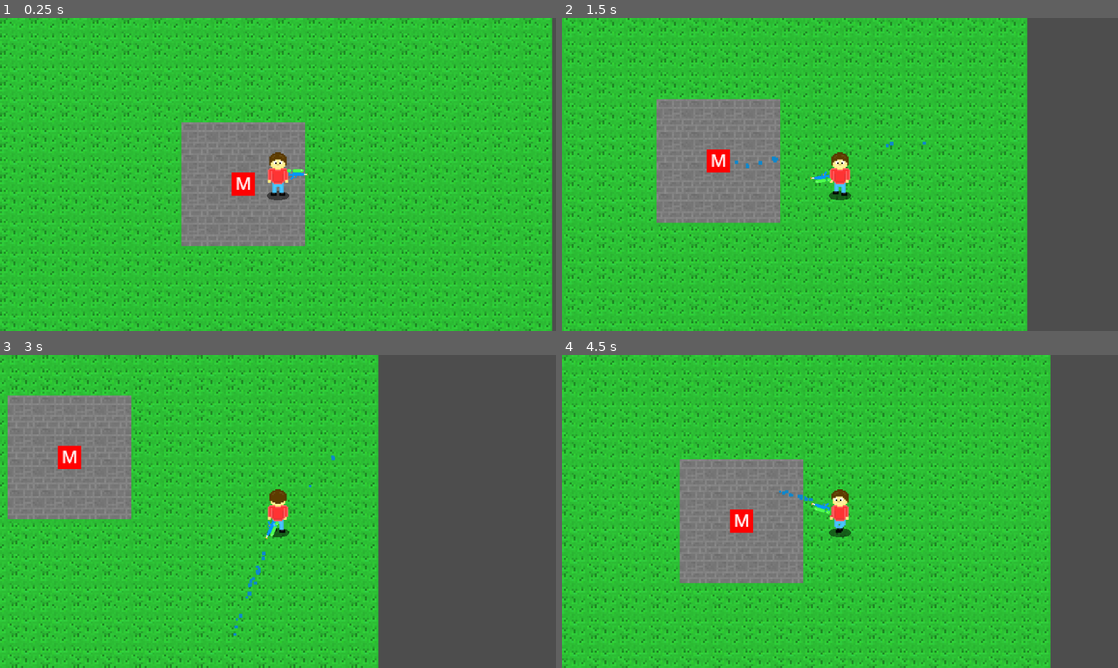
Above: before the commit, frames 1-4 (two rows, left to right).
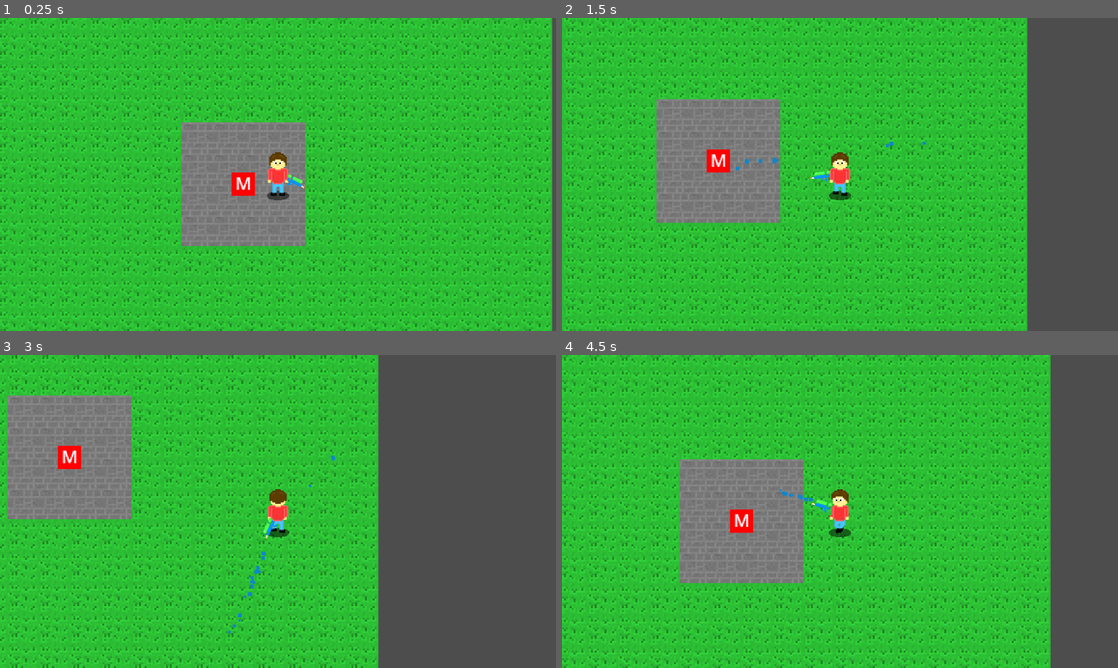
Above: after the commit, the same moments.

Repository: Birb-Games/the-legend-of-the-lawns
Game: Godot game, scene res://scenes/main.tscn
Two runs of this game, one before a commit and one after it. Both use one fixed random seed, a clock stepped at 60 frames per second and the inputs below.
Inputs (mouse positions are in pixels of both pictures, inside the frame that each line leads up to):
- Up to frame 1 (0.25 s): no input
- Up to frame 2 (1.5 s): move the mouse to (962, 158) at 0.52 s; press the mouse at (962, 158) at 0.53 s; hold D (move_right) 0.53-1.28 s; move the mouse to (728, 190) at 1.27 s; release the mouse at (728, 190) at 1.28 s; hold S (move_down) from 1.28 s (still down); tap Space (pull) at 1.35 s
- Up to frame 3 (3 s): click (166, 527) at 1.55 s; move the mouse to (333, 442) at 2.02 s; release S (move_down) at 2.03 s; press the mouse at (333, 442) at 2.03 s; hold D (move_right) 2.03-2.78 s; move the mouse to (250, 574) at 2.77 s; release the mouse at (250, 574) at 2.78 s; hold W (move_up) from 2.78 s (still down); click (250, 574) at 2.85 s
- Up to frame 4 (4.5 s): move the mouse to (1006, 558) at 3.52 s; release W (move_up) at 3.53 s; hold Space (pull) 3.53-4.28 s; hold A (move_left) from 3.53 s (still down); click (1006, 558) at 3.8 s; move the mouse to (673, 464) at 4.27 s; click (673, 464) at 4.35 s

The runs differ from the first frame. In frame 1, 0.1% of the frame differs, in the area x 51-56%, y 48-55%; in frame 2, 0.1%; in frame 3, 0.2%, in the area x 41-51%, y 52-90%; in frame 4, 0.1%.

Commit message:
Made water gun always follow cursor and flip on the left

Diff:
--- a/scripts/water_gun.gd
+++ b/scripts/water_gun.gd
@@ -4,14 +4,20 @@
 @onready var raycast: RayCast2D = $RayCast2D
 
 var radius = position.x
+var size = scale.x
 
 func _process(_delta: float) -> void:
+	position = (get_global_mouse_position() - get_parent().position).normalized() * radius
+	rotation = (get_global_mouse_position() - get_parent().position).normalized().angle()
+	if abs(rotation) < PI / 2:
+		scale.y = size
+	else:
+		scale.y = -size
+
 	if Input.is_action_just_pressed("shoot"):
 		particles.emitting = true
 		raycast.enabled = true
 	if Input.is_action_pressed("shoot"):
-		position = (get_global_mouse_position() - get_parent().position).normalized() * radius
-		rotation = (get_global_mouse_position() - get_parent().position).normalized().angle()
 		if raycast.is_colliding():
 			print("Water gun is hitting: ", raycast.get_collider().name)
 	else:
